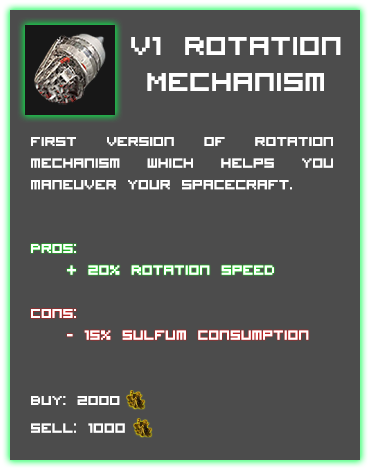
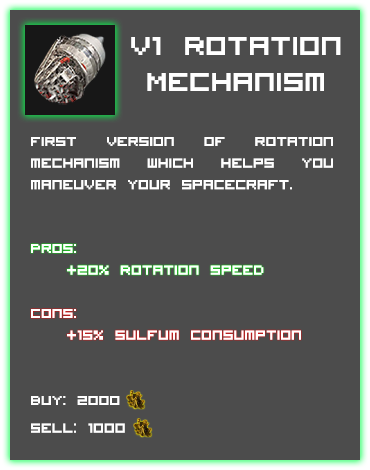
Layer changes from the first 370 × 470 image to the second:
renamed "Cons: - 15% sulfum consumption" to "Cons: +15% sulfum consumption", painted on it over [69, 329, 309, 340]
renamed "Pros: + 20% Rotation speed" to "Pros: +20% Rotation speed", painted on it over [76, 264, 274, 275]
